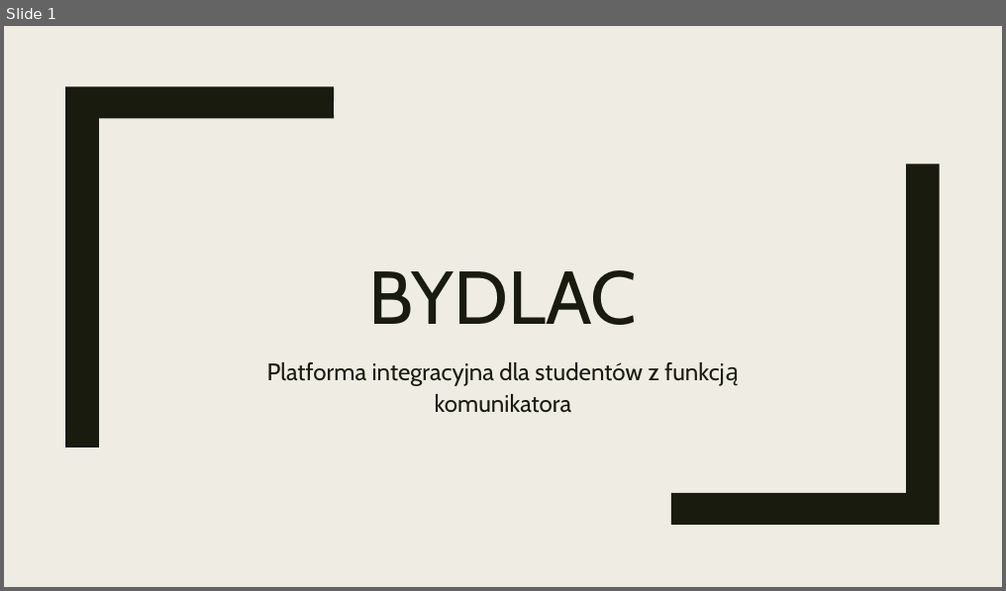
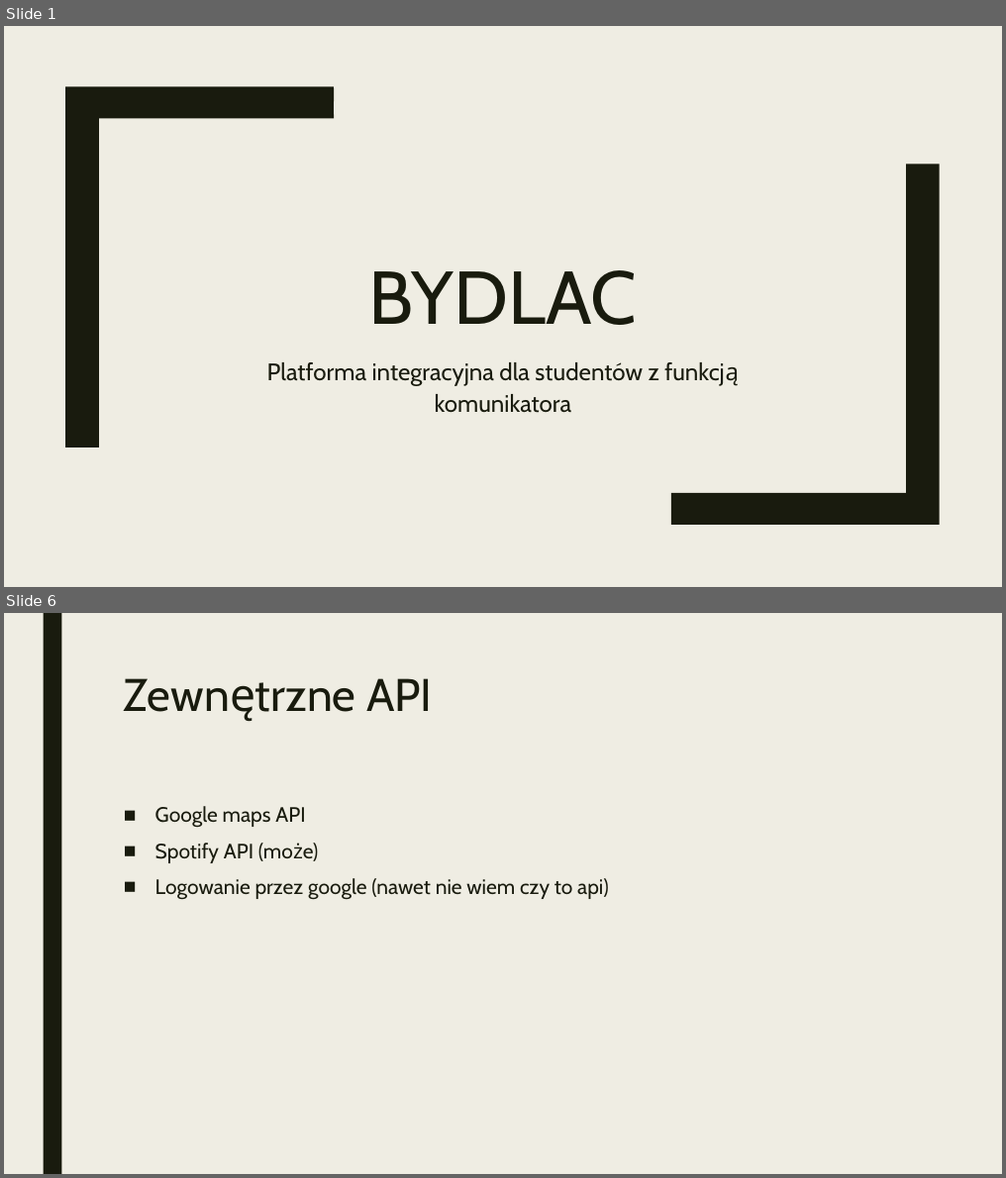
Before and after one commit to kacienk/Bydlac, a slide deck: EduResources/PrezentacjaInżynieria1.pptx. Shown one above the other, each under a label of ours: slide 1 before the commit, slides 1 and 6 after it; the slides between them are not shown. The pictures are 1006x591 and 1006x1178 pixels, drawn with LibreOffice and Linux fonts; fonts in the diff are those of the drawing. Boxes give left, top, right and bottom in pixels: in the first picture for what was removed or moved away, otherwise in the second. Text is boxed around its words. In the diff, an @@ line names an element or a change of style, - is before the commit and + after.

```diff
--- a/EduResources/PrezentacjaInżynieria1.pptx
+++ b/EduResources/PrezentacjaInżynieria1.pptx
@@ slide 6 added at (4,613,1002,1174), background #EFEDE3 @@
@@ rectangle added at (43,613,61,1174), fill #191B0E @@
@@ title added at (366,678,433,711), 44 pt, text #191B0E @@
+Zewnętrzne API
@@ text added at (155,806,609,900), 20 pt, text #191B0E @@
+■ Google maps API
+■ Spotify API (może)
+■ Logowanie przez google (nawet nie wiem czy to api)
```
Also in this commit, not shown: 2 slides changed, 5 other slides added, 1 slide removed.
